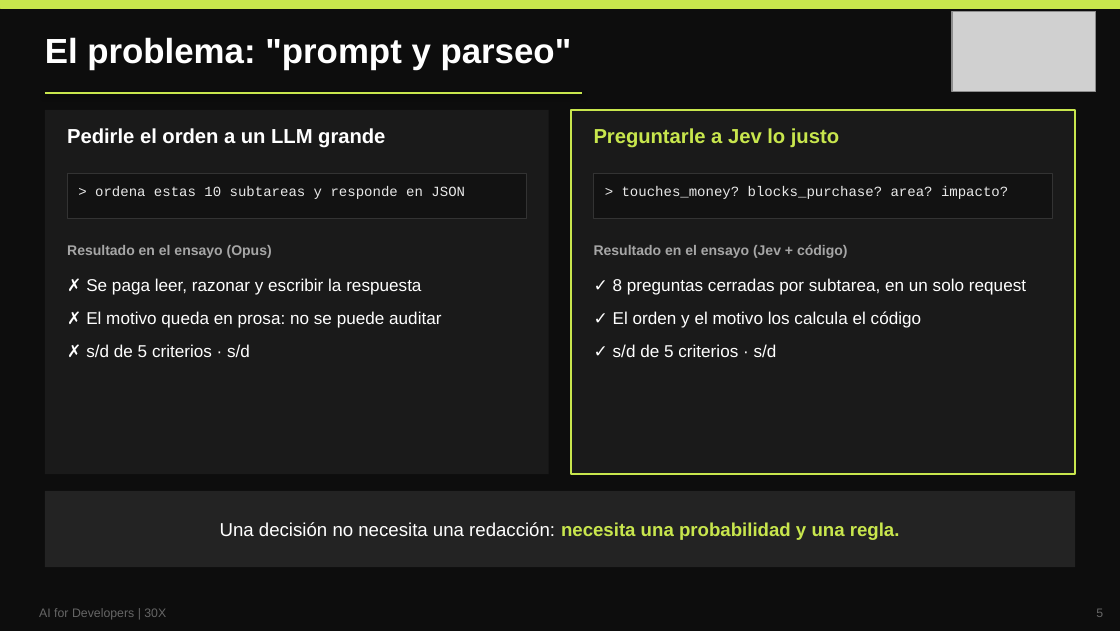
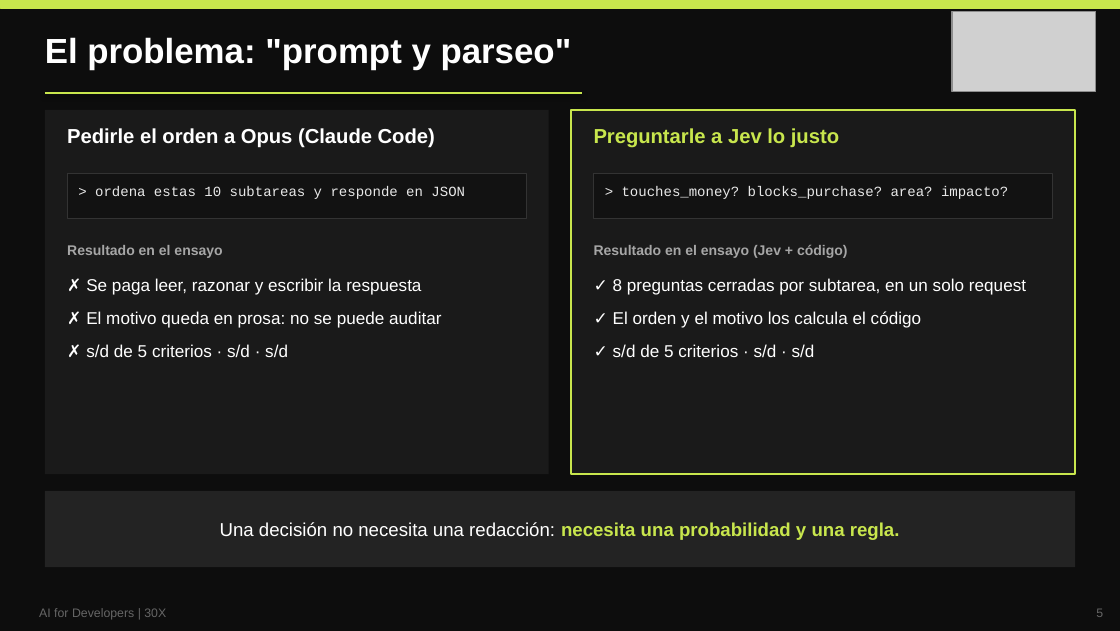
Before and after one commit to arlequine/jev-pdp-flow, a slide deck: slide 5 of docs/slides/charla-jev.pptx. Drawn at 1120x631 pixels with LibreOffice and Linux fonts; fonts in the diff are those of the drawing; grey boxes stand for pictures. Boxes give left, top, right and bottom in pixels: in the first picture for what was removed or moved away, otherwise in the second. Text is boxed around its words. In the diff, an @@ line names an element or a change of style, - is before the commit and + after.

```diff
--- a/docs/slides/charla-jev.pptx
+++ b/docs/slides/charla-jev.pptx
@@ text at [67,128,435,148]: text changed @@
-Pedirle el orden a un LLM grande
+Pedirle el orden a Opus (Claude Code)
@@ text at [67,245,222,258]: text changed @@
-Resultado en el ensayo (Opus)
+Resultado en el ensayo
@@ text at [86,344,288,357]: text changed @@
-✗ s/d de 5 criterios · s/d
+✗ s/d de 5 criterios · s/d · s/d
@@ text at [613,344,815,357]: text changed @@
-✓ s/d de 5 criterios · s/d
+✓ s/d de 5 criterios · s/d · s/d
```
Also in this commit, not shown: 4 other slides changed, 41 other files.
